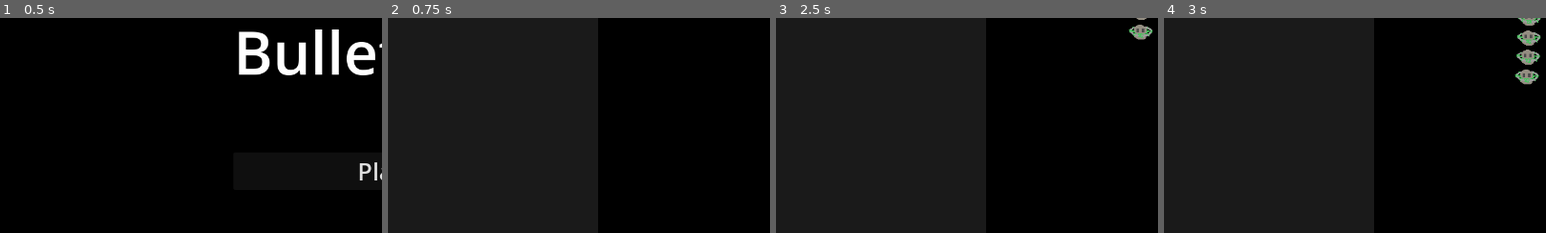
Above: before the commit, frames 1-4 (left to right).
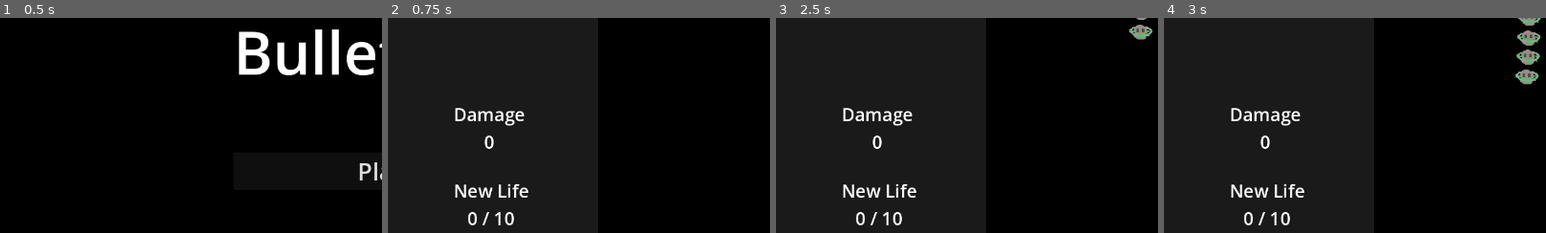
Above: after the commit, the same moments.

Repository: lukeledvina/Bullet-Hell-Godot
Game: Godot game, scene res://Scenes/main_menu.tscn
Two runs of this game, one before a commit and one after it. Both use one fixed random seed, a clock stepped at 60 frames per second and the inputs below.
Inputs:
- Up to frame 1 (0.5 s): no input
- Up to frame 2 (0.75 s): click "Play" at 0.5 s
- Up to frame 3 (2.5 s): tap Enter at 1.25 s; hold D (right) 1.28-2.03 s; hold Space (shoot) 1.28-2.03 s; hold S (down) from 2.03 s (still down); tap Shift (slow) at 2.1 s
- Up to frame 4 (3 s): release S (down) at 2.78 s; hold D (right) from 2.78 s (still down); hold Space (shoot) from 2.78 s (still down)
The pictures show only the part of the screen within x 0-50%, y 16-66%; the shares and areas given below are measured in that part.

Frame 1 is identical in both runs. In frame 2, 1.6% of the frame differs, in the area x 17-37%, y 41-97%; in frame 3, 1.6%; in frame 4, 1.6%.

Commit message:
Added new UI for power-up system

Diff:
--- a/Scenes/level.tscn
+++ b/Scenes/level.tscn
@@ -92,7 +92,7 @@
 anchor_bottom = 1.0
 grow_horizontal = 2
 grow_vertical = 2
-theme_override_constants/margin_left = 0
+theme_override_constants/margin_left = 110
 theme_override_constants/margin_top = 0
 theme_override_constants/margin_right = 140
 theme_override_constants/margin_bottom = 0
@@ -133,3 +133,36 @@
 layout_mode = 2
 size_flags_horizontal = 4
 text = "3"
+
+[node name="PowerUpContainer" type="VBoxContainer" parent="UserInterface/MarginContainer"]
+layout_mode = 2
+size_flags_horizontal = 0
+size_flags_vertical = 4
+theme = ExtResource("5_dr1fp")
+theme_override_constants/separation = 40
+
+[node name="DamagePowerUpContainer" type="VBoxContainer" parent="UserInterface/MarginContainer/PowerUpContainer"]
+layout_mode = 2
+size_flags_horizontal = 0
+
+[node name="DamageLabel" type="Label" parent="UserInterface/MarginContainer/PowerUpContainer/DamagePowerUpContainer"]
+layout_mode = 2
+size_flags_horizontal = 4
+text = "Damage"
+
+[node name="DamageNumber" type="Label" parent="UserInterface/MarginContainer/PowerUpContainer/DamagePowerUpContainer"]
+layout_mode = 2
+size_flags_horizontal = 4
+text = "0"
+
+[node name="LifePowerUpContainer" type="VBoxContainer" parent="UserInterface/MarginContainer/PowerUpContainer"]
+layout_mode = 2
+
+[node name="LifeLabel" type="Label" parent="UserInterface/MarginContainer/PowerUpContainer/LifePowerUpContainer"]
+layout_mode = 2
+text = "New Life"
+
+[node name="LifeProgressNumber" type="Label" parent="UserInterface/MarginContainer/PowerUpContainer/LifePowerUpContainer"]
+layout_mode = 2
+size_flags_horizontal = 4
+text = "0 / 10"
--- a/Scripts/enemy.gd
+++ b/Scripts/enemy.gd
@@ -8,6 +8,8 @@
 
 var can_attack: bool = true
 
+@onready var damage_power_up_value: int = 1
+@onready var life_power_up_value
 @export var score_value: int = 100
 @export var progress_speed: float = 100
 @export var attack_point: float = 300
@@ -31,7 +33,7 @@
 var health: int = 1:
 	set(value):
 		if value <= 0:
-			emit_signal("enemy_killed", score_value)
+			emit_signal("enemy_killed", score_value, damage_power_up_value, life_power_up_value)
 			queue_free()
 		else:
 			health = value
--- a/Scripts/level.gd
+++ b/Scripts/level.gd
@@ -33,7 +33,7 @@
 	game.global_position.y -= game_scroll_speed * delta
 
 
-func _on_enemy_killed(score_value):
+func _on_enemy_killed(score_value, damage_power_up_value, life_power_up_value):
 	Globals.score += score_value
 	score_number_label.text = str(Globals.score)
 
Not shown, changed: design_doc.txt
